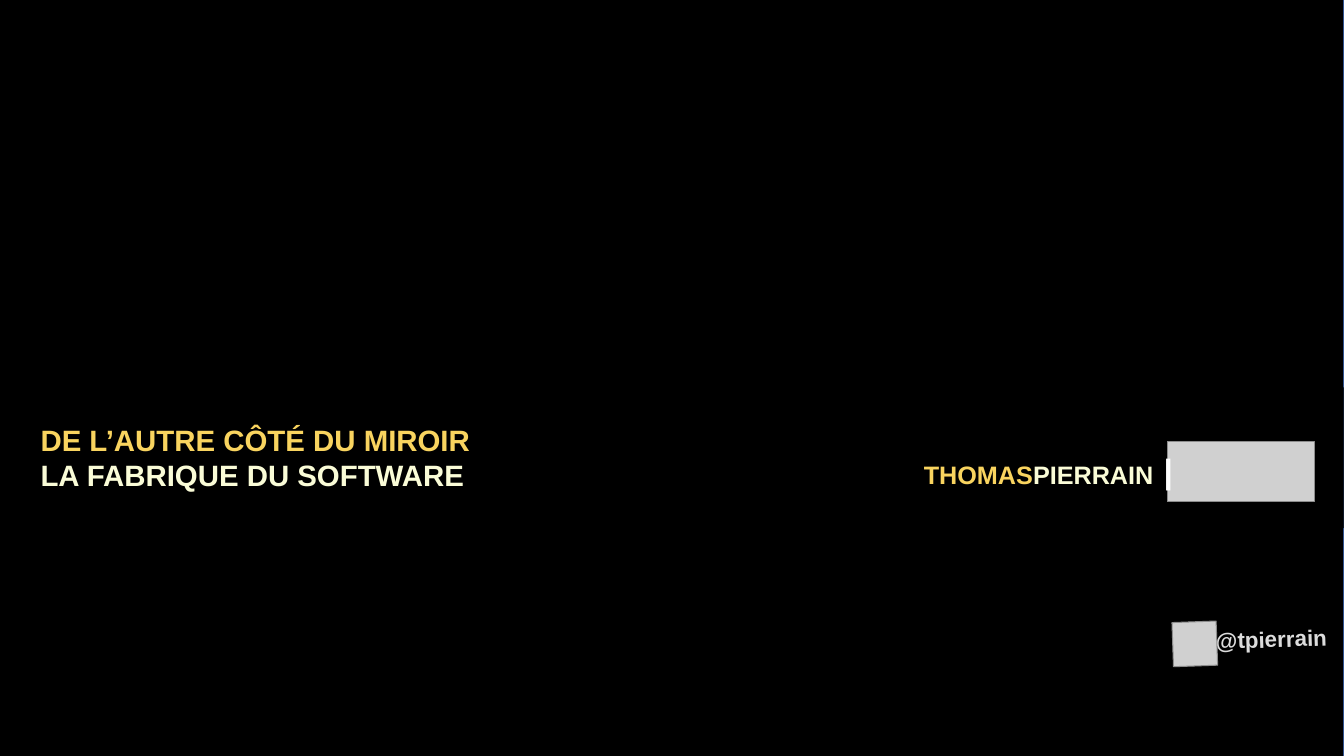
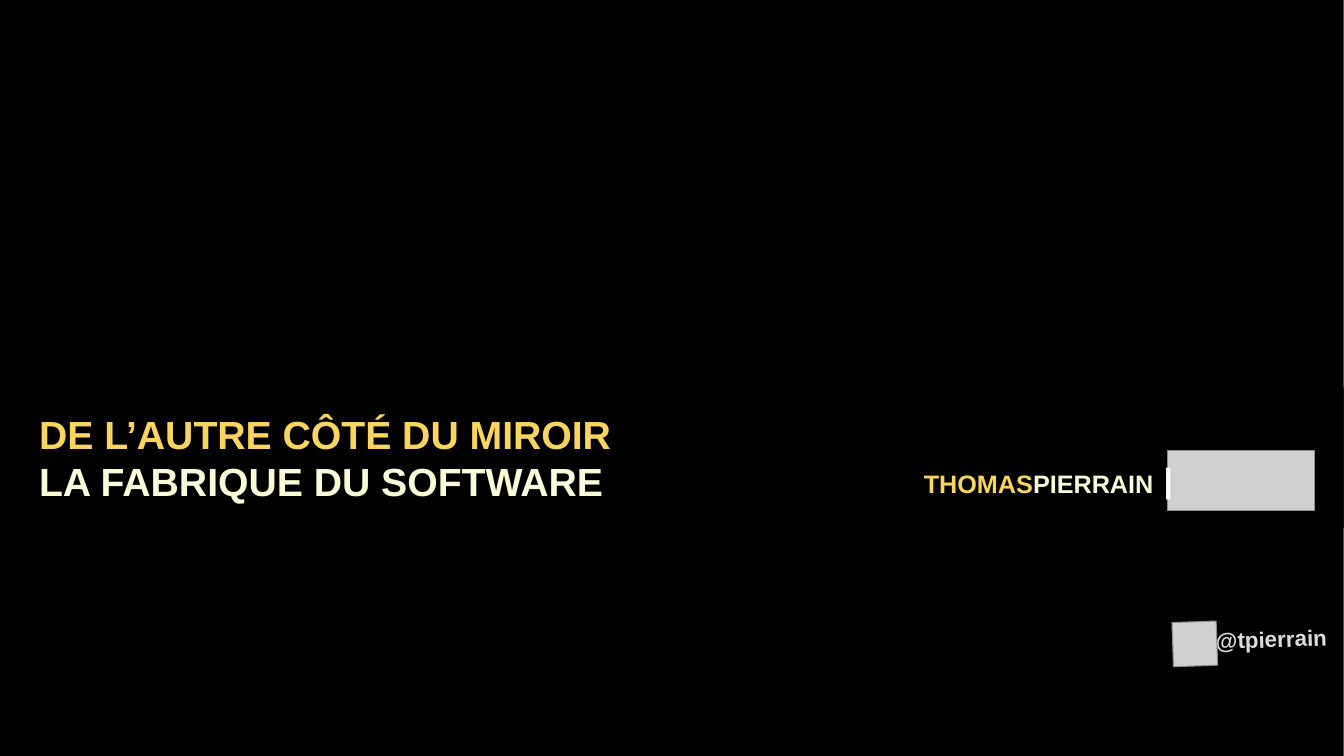
Before and after one commit to tpierrain/talk-de-l-autre-cote-du-miroir, a slide deck: slide 1 of DeLAutreCoteDuMiroir.pptx. Drawn at 1344x756 pixels with LibreOffice and Linux fonts; fonts in the diff are those of the drawing; grey boxes stand for pictures; background and template pictures are left out. Boxes give left, top, right and bottom in pixels: in the first picture for what was removed or moved away, otherwise in the second. Text is boxed around its words. In the diff, an @@ line names an element or a change of style, - is before the commit and + after.

Commit message:
Add a few slides

```diff
--- a/DeLAutreCoteDuMiroir.pptx
+++ b/DeLAutreCoteDuMiroir.pptx
@@ text "DE L’AUTRE CÔTÉ DU MIROIR ...": place and size @@
-text "DE L’AUTRE CÔTÉ DU MIROIR ..." at [41,428,470,492]
+text "DE L’AUTRE CÔTÉ DU MIROIR ..." at [39,418,611,504]
@@ text "DE L’AUTRE CÔTÉ DU MIROIR ..." at [39,418,611,504]: size 21 to 28 pt @@
@@ 2 texts, 1 picture: place and size @@
-2 texts, 1 picture at [924,442,1315,502]
+2 texts, 1 picture at [924,451,1315,511]
```
Also in this commit, not shown: 2 other slides changed, 5 slides added, 4 other files.
